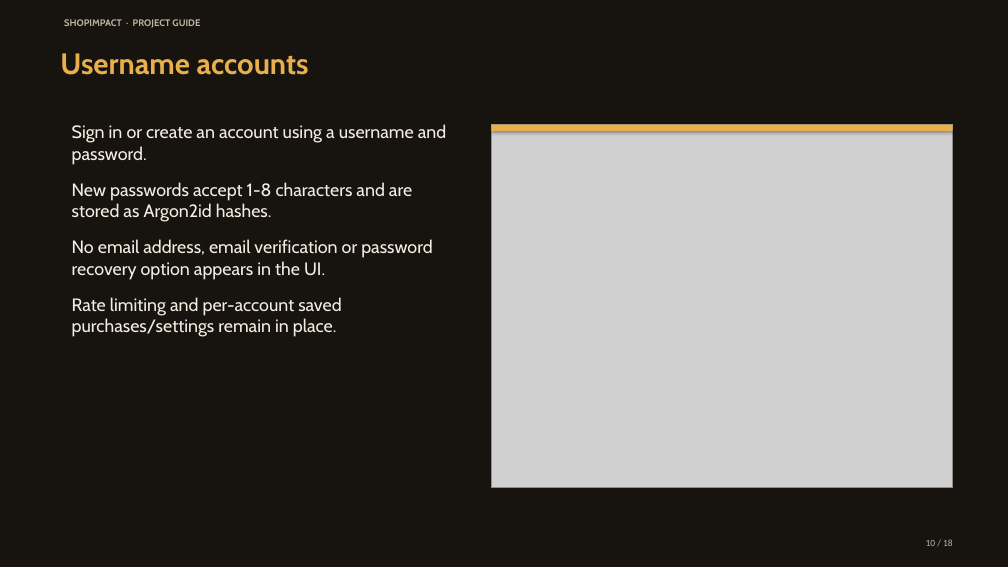
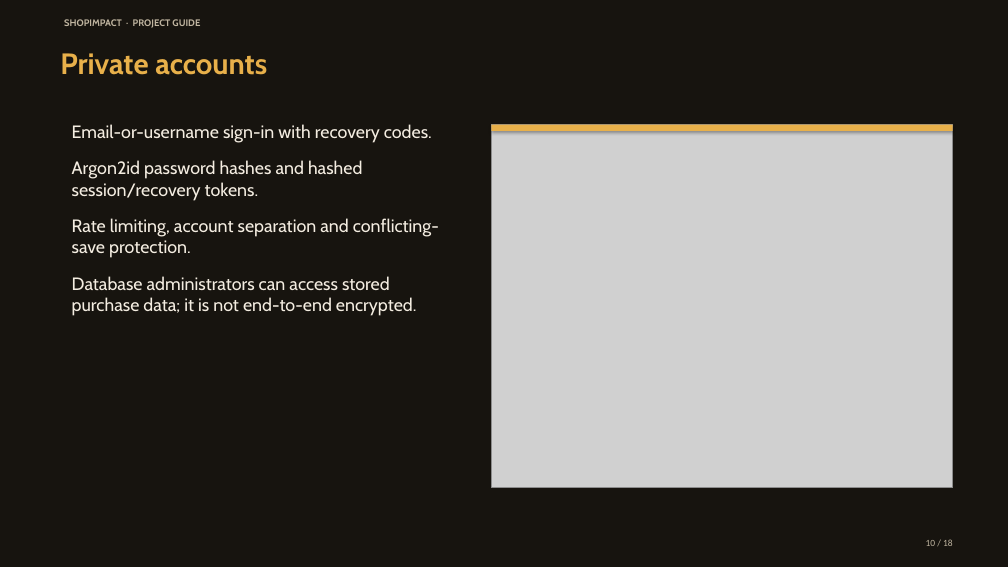
Before and after one commit to kavin-beep/IDAI102_1000527_ShopImpactAI_Kavin-K, a slide deck: slide 10 of output/presentation/ShopImpact_Vibrant_Deck.pptx. Drawn at 1008x567 pixels with LibreOffice and Linux fonts; fonts in the diff are those of the drawing; grey boxes stand for pictures. Boxes give left, top, right and bottom in pixels: in the first picture for what was removed or moved away, otherwise in the second. Text is boxed around its words. In the diff, an @@ line names an element or a change of style, - is before the commit and + after.

```diff
--- a/output/presentation/ShopImpact_Vibrant_Deck.pptx
+++ b/output/presentation/ShopImpact_Vibrant_Deck.pptx
@@ text at bbox=[60, 53, 267, 75]: text changed @@
-Username accounts
+Private accounts
@@ text at bbox=[72, 124, 439, 316]: text changed @@
-Sign in or create an account using a username and password.
-New passwords accept 1-8 characters and are stored as Argon2id hashes.
-No email address, email verification or password recovery option appears in the UI.
-Rate limiting and per-account saved purchases/settings remain in place.
+Email-or-username sign-in with recovery codes.
+Argon2id password hashes and hashed session/recovery tokens.
+Rate limiting, account separation and conflicting-save protection.
+Database administrators can access stored purchase data; it is not end-to-end encrypted.
```
Also in this commit, not shown: 9 other slides changed, 27 other files.
